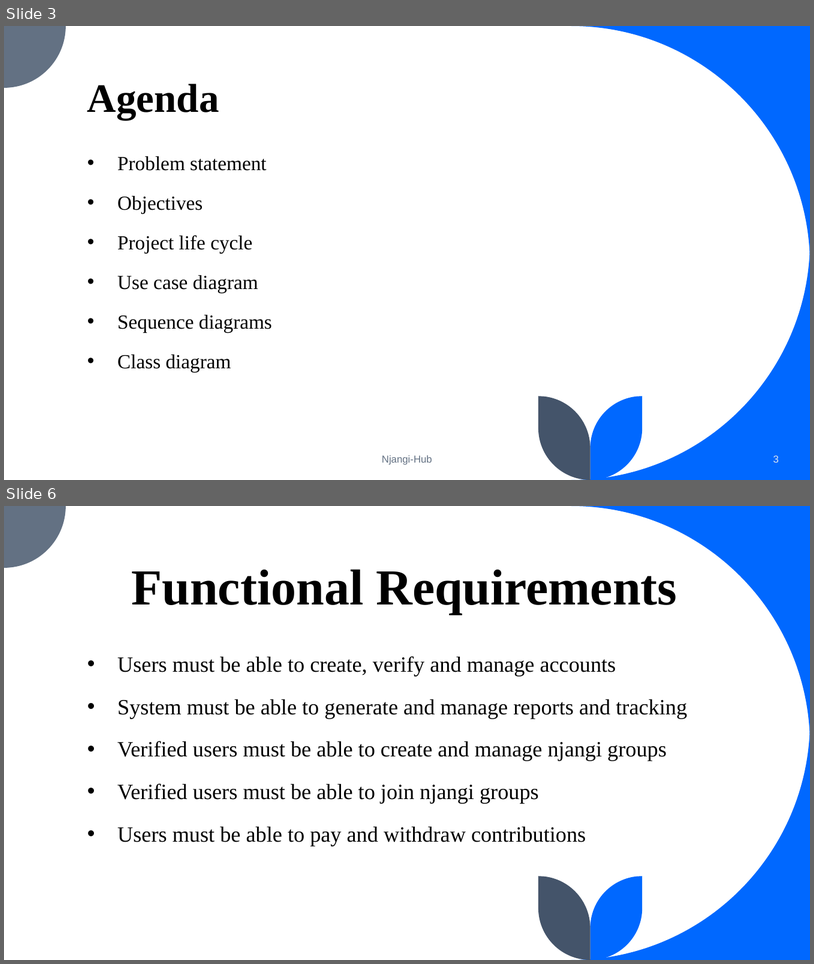
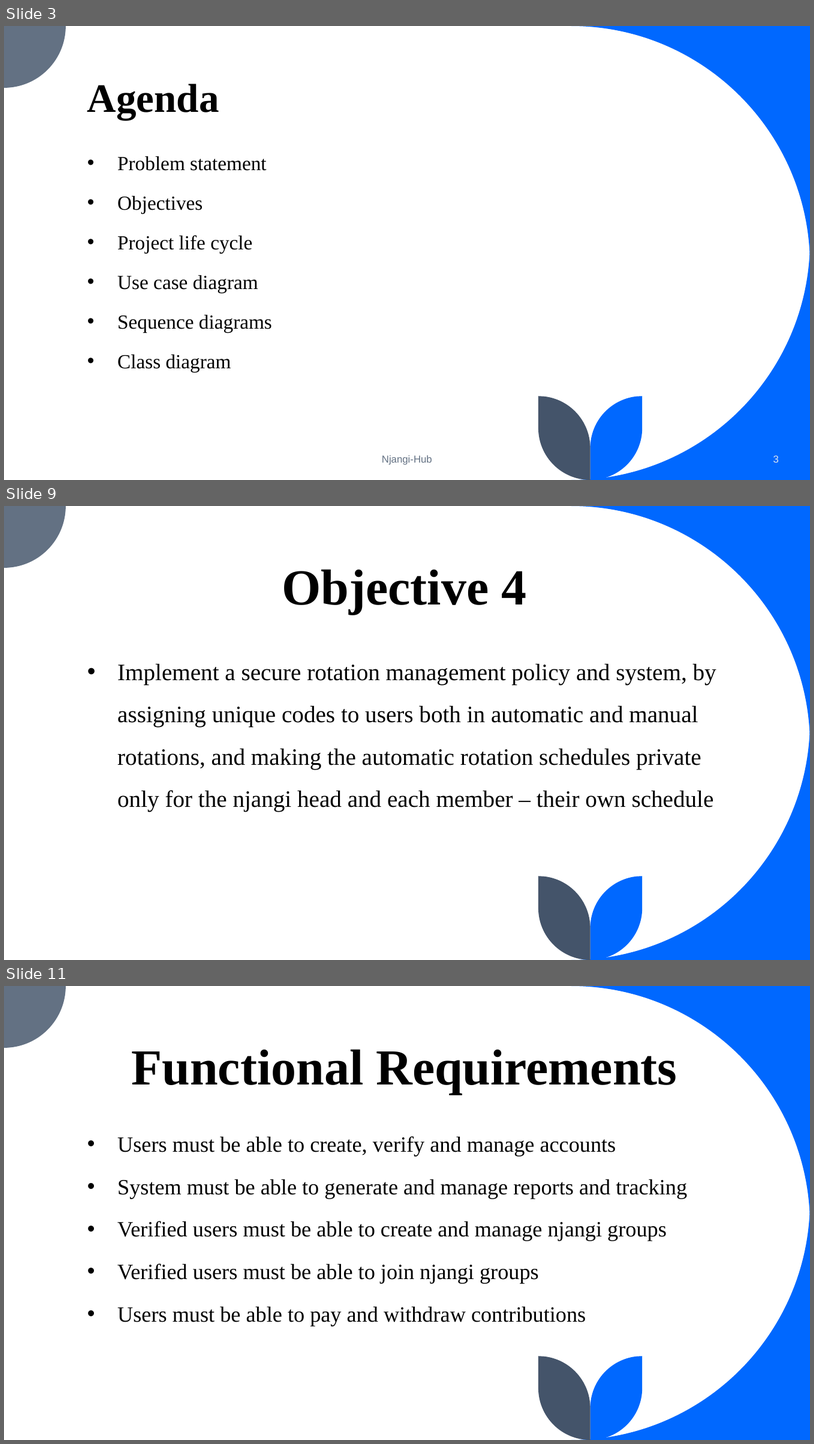
Before and after one commit to Fuangi/Landmark-njangi-hub, a slide deck: njangi.pptx. Shown one above the other, each under a label of ours: slides 3 and 6 before the commit, slides 3, 9 and 11 after it; the slides between them are not shown. The pictures are 814x964 and 814x1444 pixels, drawn with LibreOffice and Linux fonts; fonts in the diff are those of the drawing. Boxes give left, top, right and bottom in pixels: in the first picture for what was removed or moved away, otherwise in the second. Text is boxed around its words. In the diff, an @@ line names an element or a change of style, - is before the commit and + after.

```diff
--- a/njangi.pptx
+++ b/njangi.pptx
@@ slide 9 added at [4, 506, 810, 960], background #FFFFFF; not listed: 5 template elements that a slide beside it also shows @@
@@ title added at [282, 569, 527, 614], 60 pt, text #000000, bold @@
+Objective 4
@@ text added at [117, 663, 717, 811], 28 pt, text #000000 @@
+• Implement a secure rotation management policy and system, by assigning unique codes to users both in automatic and manual rotations, and making the automatic rotation schedules private only for the njangi head and each member – their own schedule
@@ what was slide 6 is now slide 11 @@
```
Also in this commit, not shown: 3 slides changed, 4 other slides added, 1 other file.
